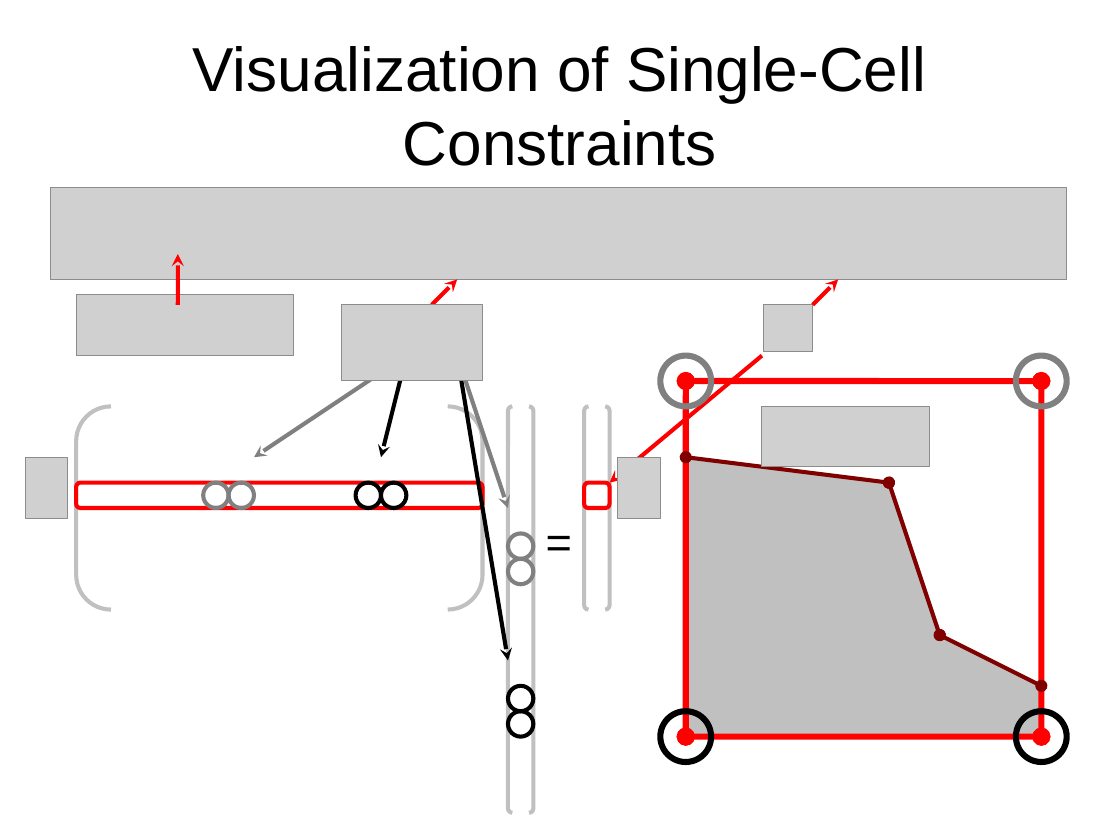
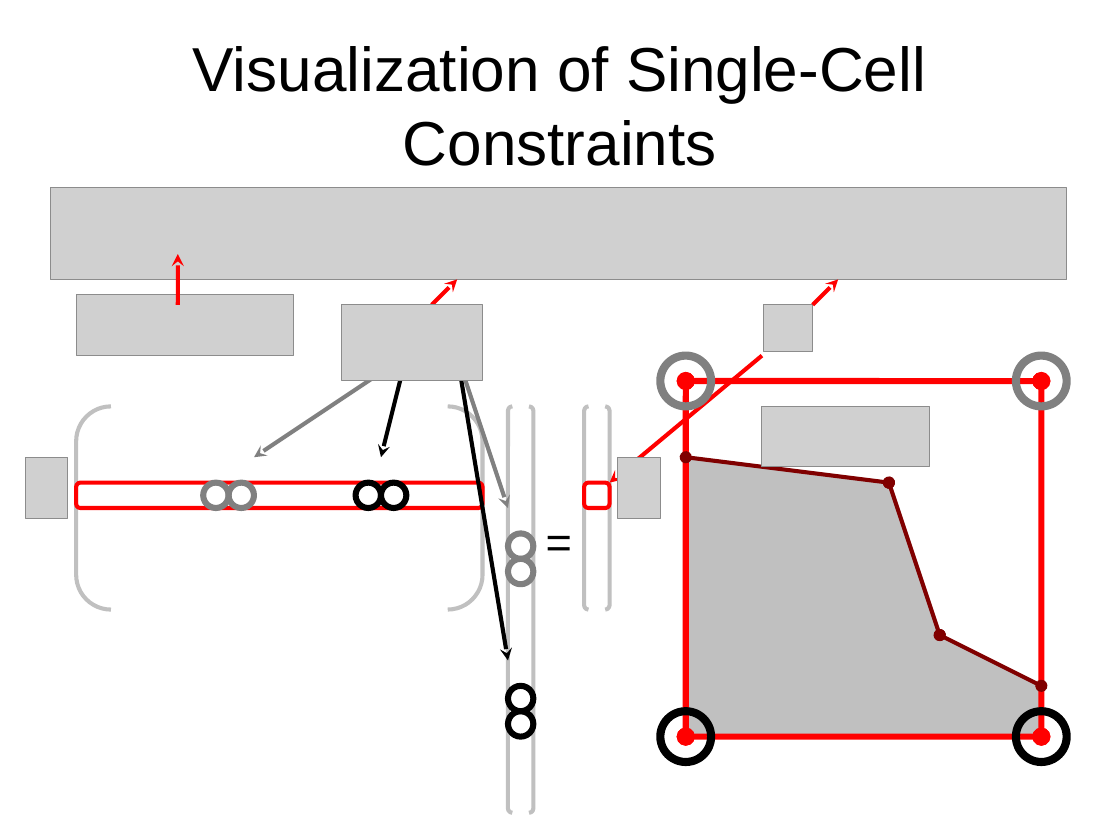
Before and after one commit to jhellrung/documents, a slide deck: slide 19 of presentations/sandia.2011.11.08/slides.odp. Drawn at 1120x840 pixels with LibreOffice and Linux fonts; fonts in the diff are those of the drawing; grey boxes stand for pictures. Boxes give left, top, right and bottom in pixels: in the first picture for what was removed or moved away, otherwise in the second. Text is boxed around its words. In the diff, an @@ line names an element or a change of style, - is before the commit and + after.

```diff
--- a/presentations/sandia.2011.11.08/slides.odp
+++ b/presentations/sandia.2011.11.08/slides.odp
@@ ellipse at box(661, 356, 711, 407): outline #808080 4.31 pt to #808080 5.75 pt @@
@@ outline #808080 2.89 pt to #808080 4.31 pt in 4 elements at box(203, 483, 229, 508), box(508, 534, 534, 559), box(508, 559, 534, 584), box(229, 483, 254, 508) @@
@@ outline #000000 2.89 pt to #000000 4.31 pt in 4 elements at box(356, 483, 381, 508), box(381, 483, 407, 508), box(508, 711, 534, 737), box(508, 686, 534, 711) @@
```
Also in this commit, not shown: 2 other slides changed, 4 slides added.
